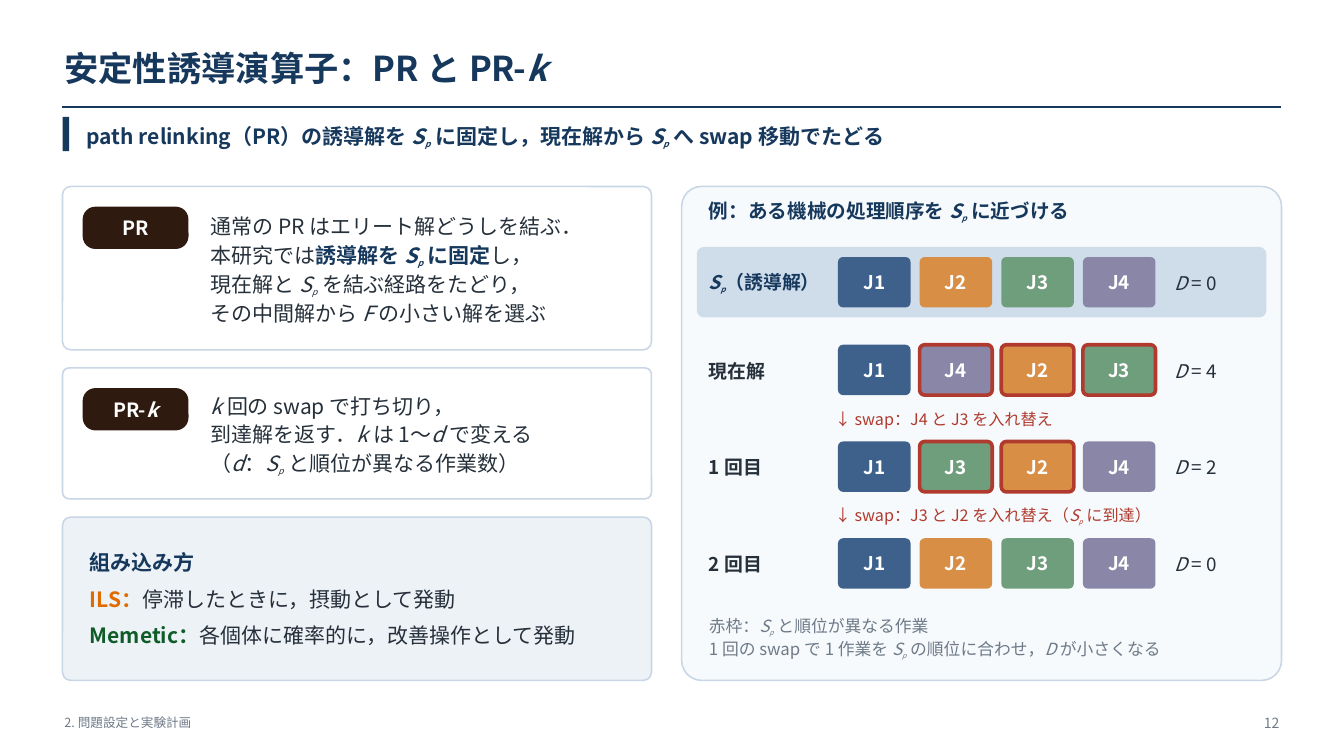
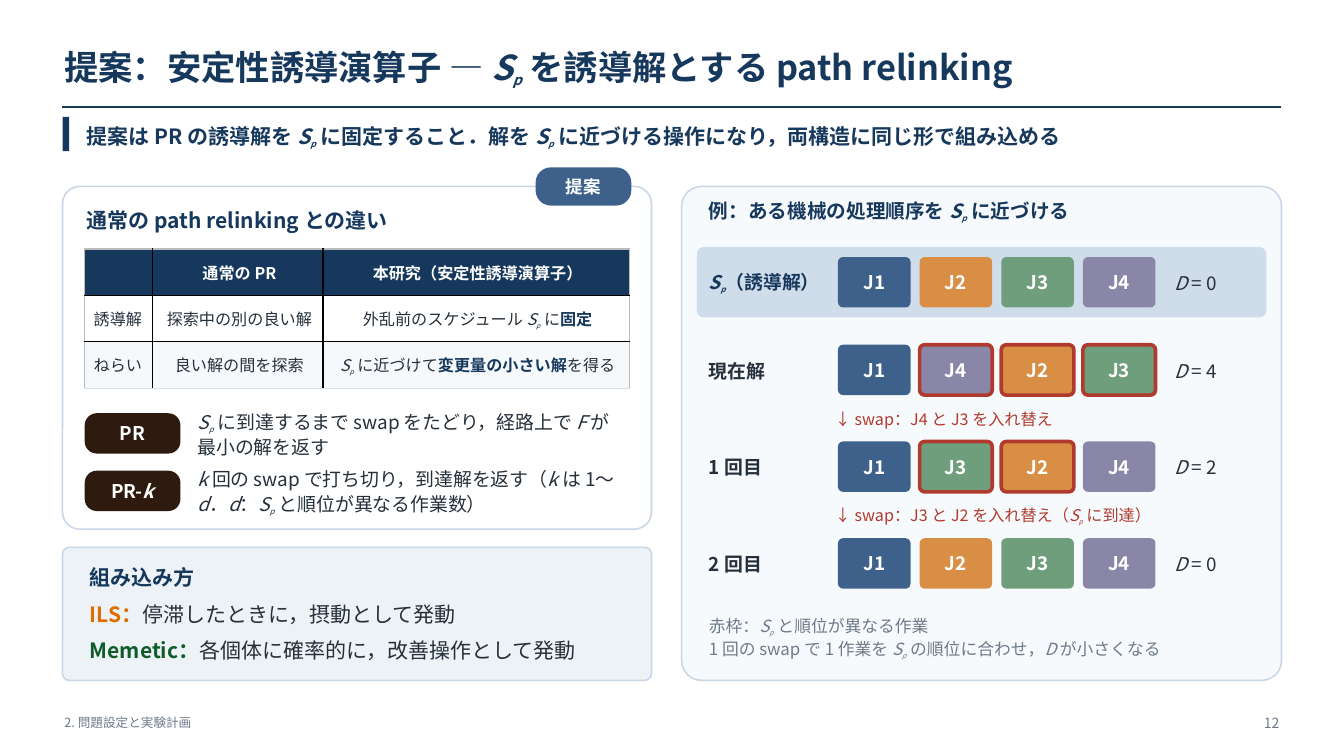
Before and after one commit to kitotakumi/stability_scheduling, a slide deck: slide 12 of doc/presentation_materials/JIMA2026fall_発表.pptx. Drawn at 1344x756 pixels with LibreOffice and Linux fonts; fonts in the diff are those of the drawing. Boxes give left, top, right and bottom in pixels: in the first picture for what was removed or moved away, otherwise in the second. Text is boxed around its words. In the diff, an @@ line names an element or a change of style, - is before the commit and + after.

```diff
--- a/doc/presentation_materials/JIMA2026fall_発表.pptx
+++ b/doc/presentation_materials/JIMA2026fall_発表.pptx
@@ text at (64,50,1013,89): text changed @@
-安定性誘導演算子：PR と PR-k
+提案：安定性誘導演算子 — Sp を誘導解とする path relinking
@@ text at (87,126,1060,147): text changed @@
-path relinking（PR）の誘導解を Sp に固定し，現在解から Sp へ swap 移動でたどる
+提案は PR の誘導解を Sp に固定すること．解を Sp に近づける操作になり，両構造に同じ形で組み込める
@@ rounded rectangle added at (535,167,631,206), fill #3E618C, 12.5 pt, text #FFFFFF, bold @@
+提案
@@ rounded rectangle: place and size @@
-rounded rectangle at (63,187,651,350)
+rounded rectangle at (63,187,651,529)
@@ text at (87,210,388,233): text changed; text colour #26303A to #16385C; bold on @@
-通常の PR はエリート解どうしを結ぶ．
-本研究では誘導解を Sp に固定し，
-現在解と Sp を結ぶ経路をたどり，
-その中間解から F の小さい解を選ぶ
+通常の path relinking との違い
@@ table added at (85,249,630,388), 3 rows, 3 columns @@
+ | 通常の PR | 本研究（安定性誘導演算子）
+誘導解 | 探索中の別の良い解 | 外乱前のスケジュール Sp に固定
+ねらい | 良い解の間を探索 | Sp に近づけて変更量の小さい解を得る
@@ rounded rectangle removed at (63,368,651,499) @@
@@ rounded rectangle "PR": place and size @@
-rounded rectangle "PR" at (83,388,189,431)
+rounded rectangle "PR" at (85,413,180,454)
@@ text added at (198,413,610,456), 13.5 pt, text #26303A @@
+Sp に到達するまで swap をたどり，経路上で F が最小の解を返す
@@ text in rounded rectangle at (120,426,145,440): text changed; size 14 to 13.5 pt @@
-PR-k
+PR
@@ rounded rectangle "PR-k": place and size @@
-rounded rectangle "PR-k" at (83,207,189,249)
+rounded rectangle "PR-k" at (85,471,180,511)
@@ text at (198,470,614,513): text changed; size 15 to 13.5 pt @@
-k 回の swap で打ち切り，
-到達解を返す．k は 1〜d で変える
-（d：Sp と順位が異なる作業数）
+k 回の swap で打ち切り，到達解を返す（k は 1〜d．d：Sp と順位が異なる作業数）
@@ text in rounded rectangle at (111,483,154,498): text changed; size 14 to 13.5 pt @@
-PR
+PR-k
@@ rounded rectangle: place and size @@
-rounded rectangle at (63,517,651,681)
+rounded rectangle at (63,547,651,681)
@@ text "組み込み方": place and size @@
-text "組み込み方" at (90,552,576,645)
+text "組み込み方" at (90,567,576,660)
```
Also in this commit, not shown: 1 other slide changed, 2 other files.
